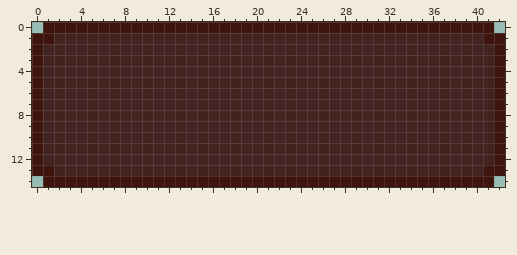
Edited in one commit: pixel-art file (build/res/img/level_editor_button_hovered.aseprite). Above: the version before the commit.
43x15 pixels, 1 frame.
After:
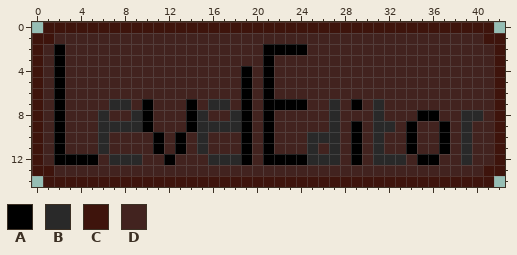
Palette (. is transparent): A #000000  B #292929  C #3e140c  D #42231f
Author's note on the commit: Addedd destination edit to level editor (temp)
Change:
layer "Layer 2" now shown
Layer "Layer 2":
Colour A replaces colour D in row 2 at x 2 and 21 to 24; in row 3 at x 2 and 21; in rows 4 to 6 at x 2, 19 and 21; in row 7 at x 2, 10, 14, 19, 21 to 24 and 29; in row 8 at x 2, 10, 14, 19, 21 and 35 to 36; in row 9 at x 2, 10, 14, 19, 21, 29, 34 and 37.
Colour A replaces colour D in rows 10 to 11 at x 2, 11, 13, 19, 21, 29, 34 and 37; in row 12 at x 2 to 5, 12, 19, 21 to 24, 29 and 35 to 36.
Colour B replaces colour D in row 7 at x 7 to 8, 16 to 17, 27 and 31; in row 8 at x 6, 9, 15, 18, 27, 31 and 39 to 40; in row 9 at x 6 to 9, 15 to 18, 27, 31 to 32 and 39; in row 10 at x 6, 15, 25 to 27, 31 and 39; in row 11 at x 6, 15, 25, 27, 31 and 39; in row 12 at x 7 to 9, 16 to 18, 25 to 27, 31 to 33 and 39.
Pixel boxes of the changes (left, top, right, bottom) in both pictures:
changed: (54, 44, 483, 165)
